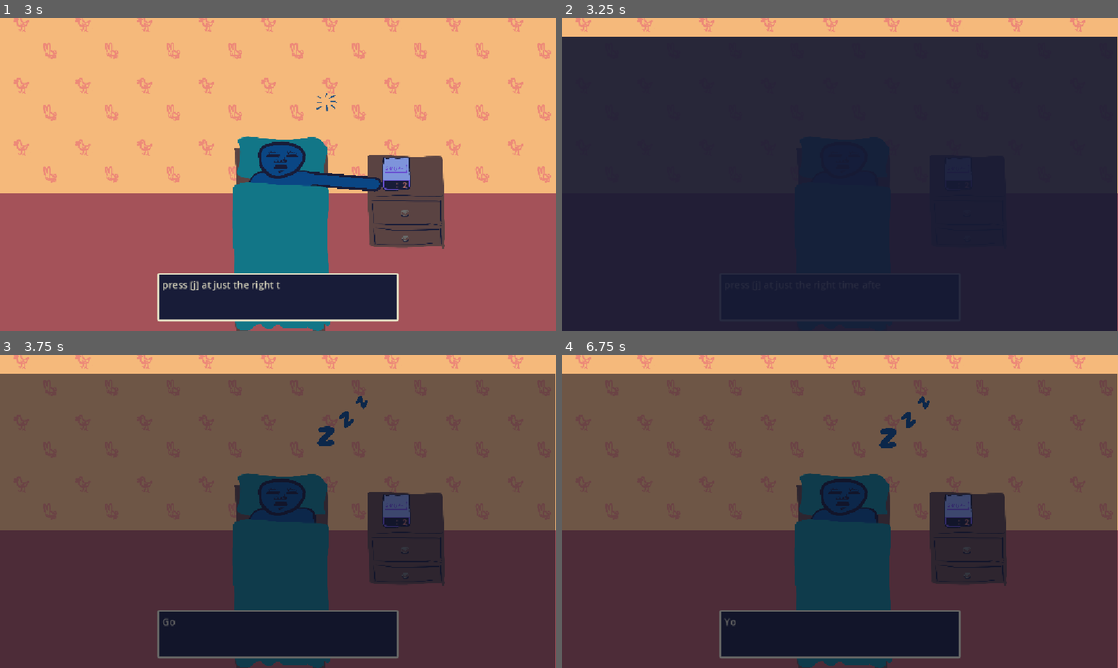
Above: before the commit, frames 1-4 (two rows, left to right).
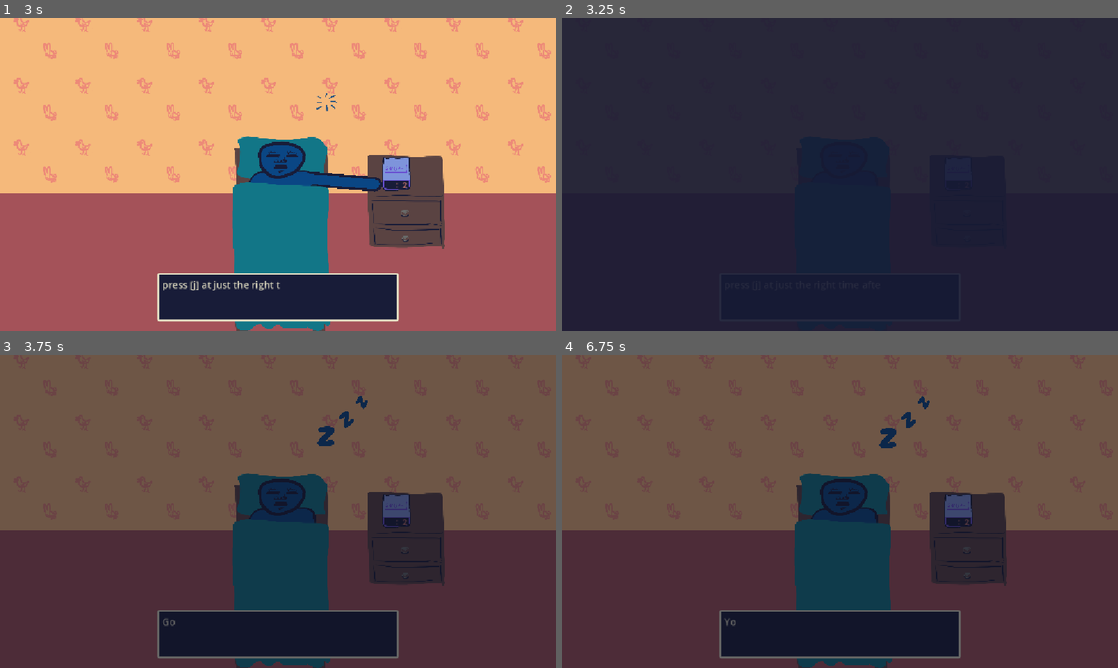
Above: after the commit, the same moments.

Repository: harperstoeckle/be_late_for_work
Game: Godot game, scene res://scenes/main.tscn
Two runs of this game, one before a commit and one after it. Both use one fixed random seed, a clock stepped at 60 frames per second and the inputs below. Sound files missing from this copy of the repository are replaced by a short silence.
Inputs:
- Up to frame 1 (3 s): tap Enter (ui_accept) at 0.5, 0.77, 1.52, 2 s; hold Up (ui_up) 0.53-1.28 s; hold J (snooze) 0.53-1.28 s; hold Down (ui_down) 1.28-2.03 s; tap J (snooze) at 1.35, 2.85 s; hold J (snooze) 2.03-2.78 s; hold Up (ui_up) from 2.03 s (still down)
- Up to frame 2 (3.25 s): keep holding Up (ui_up); tap Enter (ui_accept) at 3.02 s
- Up to frame 3 (3.75 s): tap J (snooze) at 3.5 s; release Up (ui_up) at 3.53 s; hold Down (ui_down) from 3.53 s (still down); hold J (snooze) from 3.53 s (still down)
- Up to frame 4 (6.75 s): tap Enter (ui_accept) at 3.77, 4.52, 5.75, 6.02, 6.5 s; release J (snooze) at 4.28 s; tap J (snooze) at 4.35, 5.85 s; hold J (snooze) 5.03-5.78 s; release Down (ui_down) at 5.78 s; hold Up (ui_up) from 5.78 s (still down); hold J (snooze) from 6.53 s (still down)

Frame 1 is identical in both runs. In frame 2, 6.1% of the frame differs, in the area x 0-100%, y 0-100%; in frame 3, 6.1%; in frame 4, 6.1%.
Error in both runs: Modulo by zero error in operator '%'. (res://scripts/main.gd:120)

Commit message:
Fix the dark overlay position

Diff:
--- a/scenes/main.tscn
+++ b/scenes/main.tscn
@@ -195,10 +195,6 @@
 anchors_preset = 15
 anchor_right = 1.0
 anchor_bottom = 1.0
-offset_left = -3.0
-offset_top = 39.0
-offset_right = -3.0
-offset_bottom = 39.0
 grow_horizontal = 2
 grow_vertical = 2
 mouse_filter = 2
